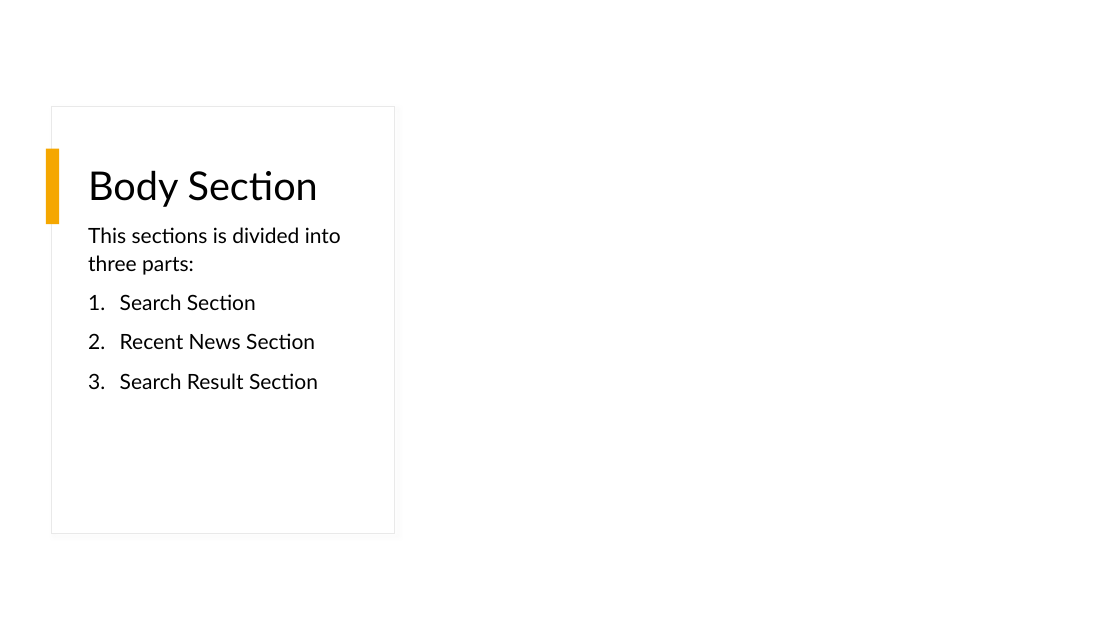
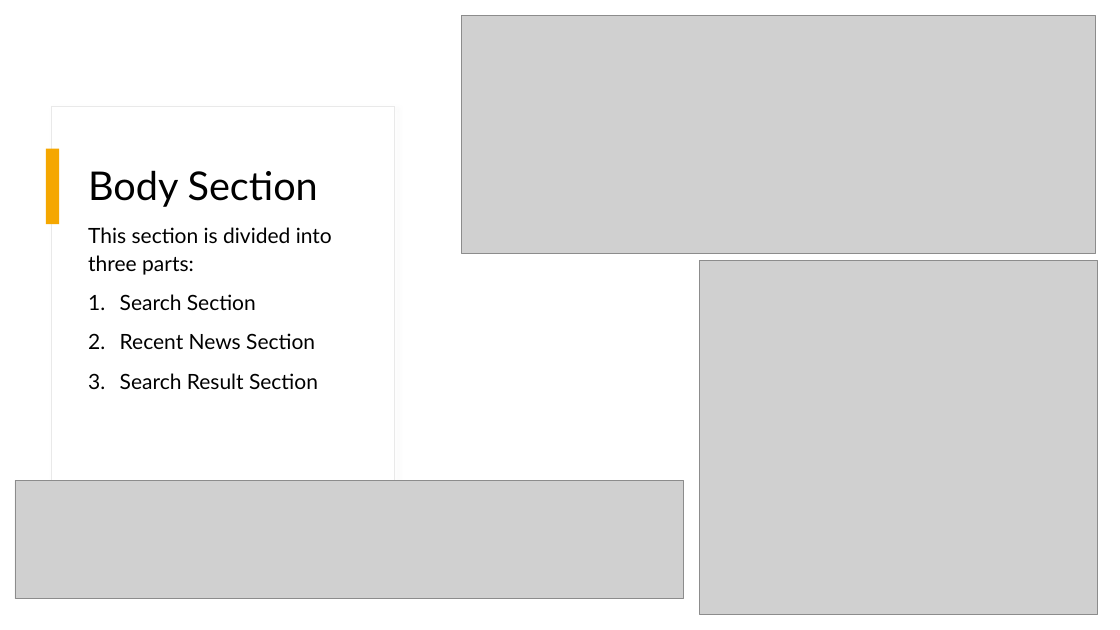
Before and after one commit to KomeOn/news-corner, a slide deck: slide 5 of src/News-corner.pptx. Drawn at 1120x630 pixels with LibreOffice and Linux fonts; fonts in the diff are those of the drawing; grey boxes stand for pictures. Boxes give left, top, right and bottom in pixels: in the first picture for what was removed or moved away, otherwise in the second. Text is boxed around its words. In the diff, an @@ line names an element or a change of style, - is before the commit and + after.

```diff
--- a/src/News-corner.pptx
+++ b/src/News-corner.pptx
@@ picture added at (461,16,1096,254) @@
@@ text at (88,227,332,275): text changed @@
-This sections is divided into three parts:
+This section is divided into three parts:
@@ picture added at (700,260,1098,615) @@
@@ picture added at (15,481,684,599) @@
```
Also in this commit, not shown: 10 other slides changed, 8 slides added, 1 slide removed, 1 other file.
